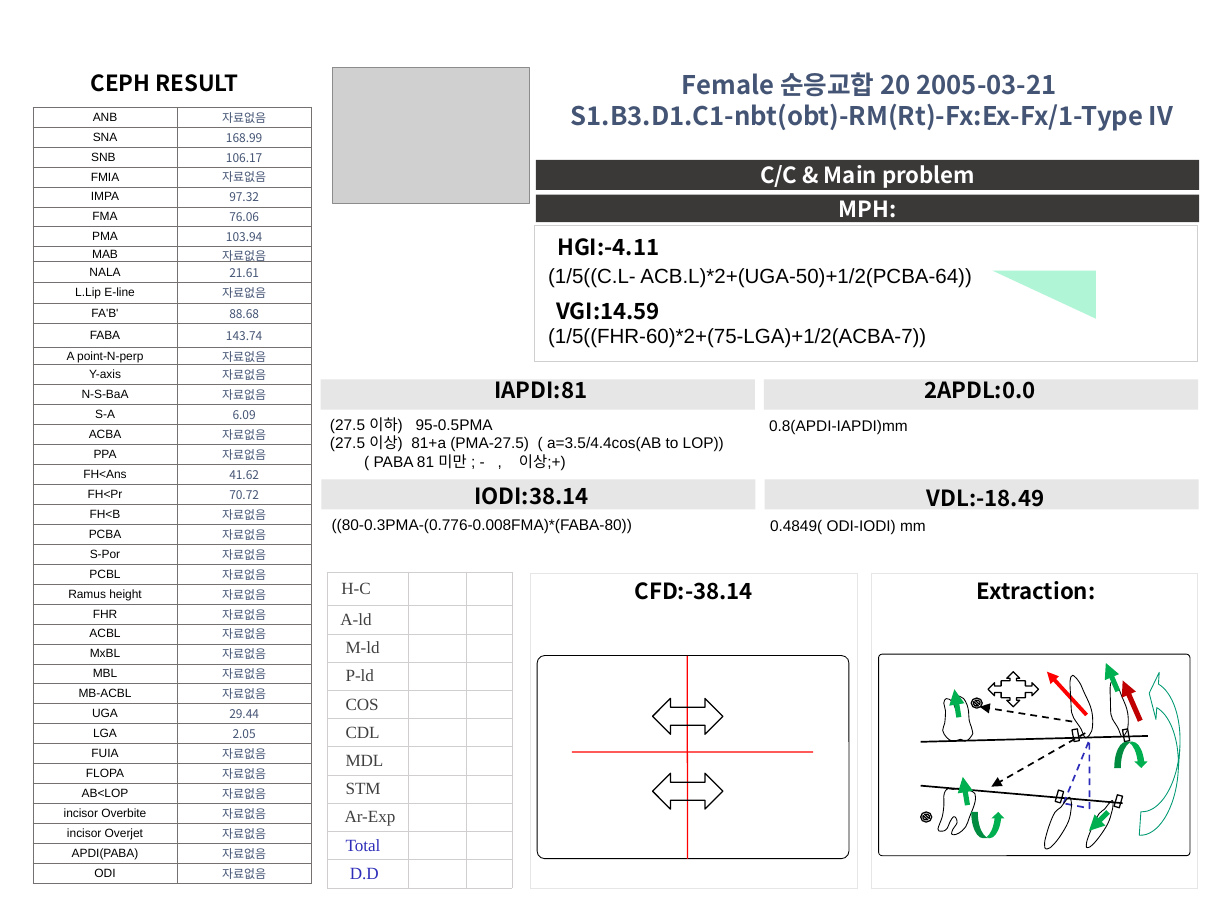
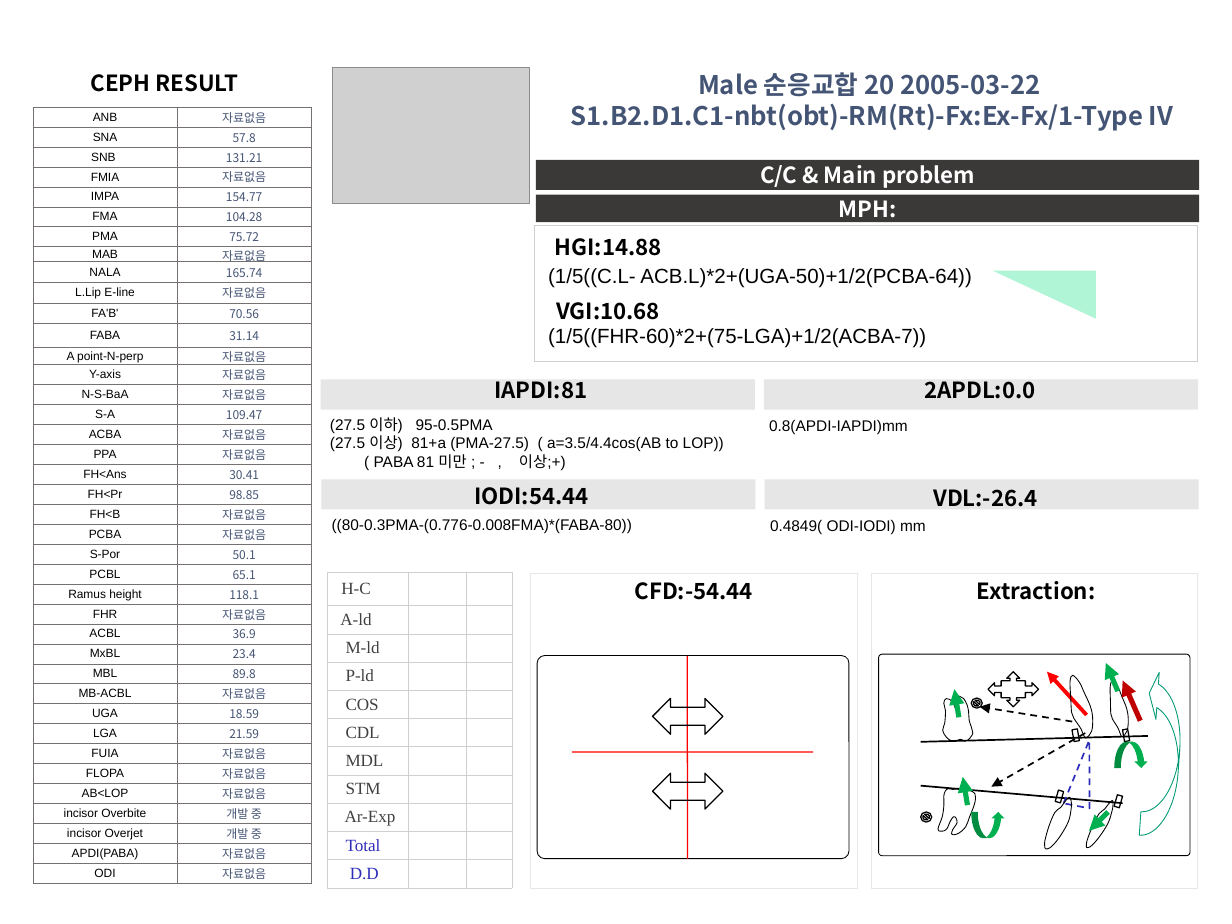
Before and after one commit to DrOksusu/koco_ppt, a slide deck: slide 1 of output_ppt.pptx. Drawn at 1232x924 pixels with LibreOffice and Linux fonts; fonts in the diff are those of the drawing; grey boxes stand for pictures. Boxes give left, top, right and bottom in pixels: in the first picture for what was removed or moved away, otherwise in the second. Text is boxed around its words. In the diff, an @@ line names an element or a change of style, - is before the commit and + after.

```diff
--- a/output_ppt.pptx
+++ b/output_ppt.pptx
@@ text at <box>571,72,1173,131</box>: text changed @@
-Female 순응교합 20 2005-03-21
-S1.B3.D1.C1-nbt(obt)-RM(Rt)-Fx:Ex-Fx/1-Type IV
+Male 순응교합 20 2005-03-22
+S1.B2.D1.C1-nbt(obt)-RM(Rt)-Fx:Ex-Fx/1-Type IV
@@ table at <box>33,107,312,885</box> @@
-row 2, column 2: 168.99
+row 2, column 2: 57.8
-row 3, column 2: 106.17
+row 3, column 2: 131.21
-row 5, column 2: 97.32
+row 5, column 2: 154.77
-row 6, column 2: 76.06
+row 6, column 2: 104.28
-row 7, column 2: 103.94
+row 7, column 2: 75.72
-row 9, column 2: 21.61
+row 9, column 2: 165.74
-row 11, column 2: 88.68
+row 11, column 2: 70.56
-row 12, column 2: 143.74
+row 12, column 2: 31.14
-row 16, column 2: 6.09
+row 16, column 2: 109.47
-row 19, column 2: 41.62
+row 19, column 2: 30.41
-row 20, column 2: 70.72
+row 20, column 2: 98.85
-row 23, column 2: 자료없음
+row 23, column 2: 50.1
-row 24, column 2: 자료없음
+row 24, column 2: 65.1
-row 25, column 2: 자료없음
+row 25, column 2: 118.1
-row 27, column 2: 자료없음
+row 27, column 2: 36.9
-row 28, column 2: 자료없음
+row 28, column 2: 23.4
-row 29, column 2: 자료없음
+row 29, column 2: 89.8
-row 31, column 2: 29.44
+row 31, column 2: 18.59
-row 32, column 2: 2.05
+row 32, column 2: 21.59
-row 36, column 2: 자료없음
+row 36, column 2: 개발 중
-row 37, column 2: 자료없음
+row 37, column 2: 개발 중
@@ text at <box>555,238,662,256</box>: text changed @@
-HGI:-4.11
+HGI:14.88
@@ text at <box>556,302,660,320</box>: text changed @@
-VGI:14.59
+VGI:10.68
@@ text at <box>474,487,588,505</box>: text changed @@
-IODI:38.14
+IODI:54.44
@@ text at <box>933,489,1037,507</box>: text changed @@
-VDL:-18.49
+VDL:-26.4
@@ text at <box>635,582,753,600</box>: text changed @@
-CFD:-38.14
+CFD:-54.44
```
Also in this commit, not shown: 6 other files.
